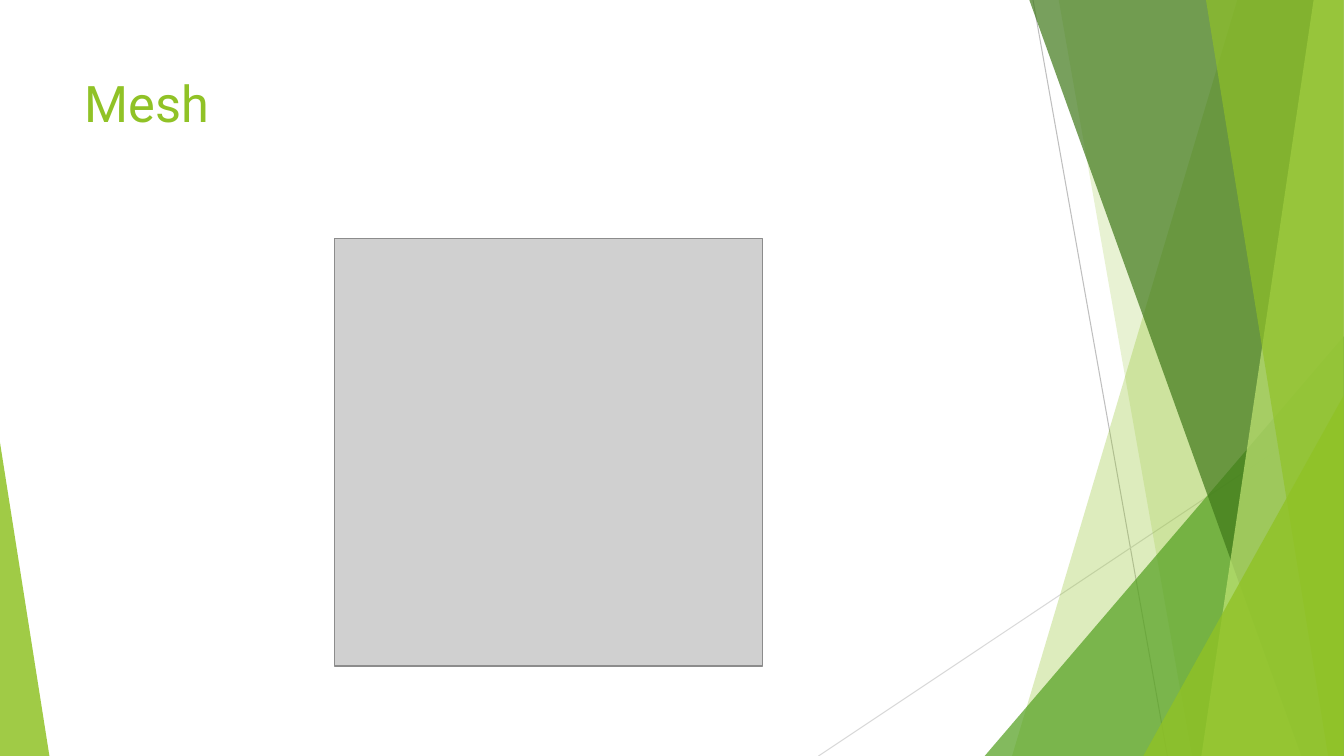
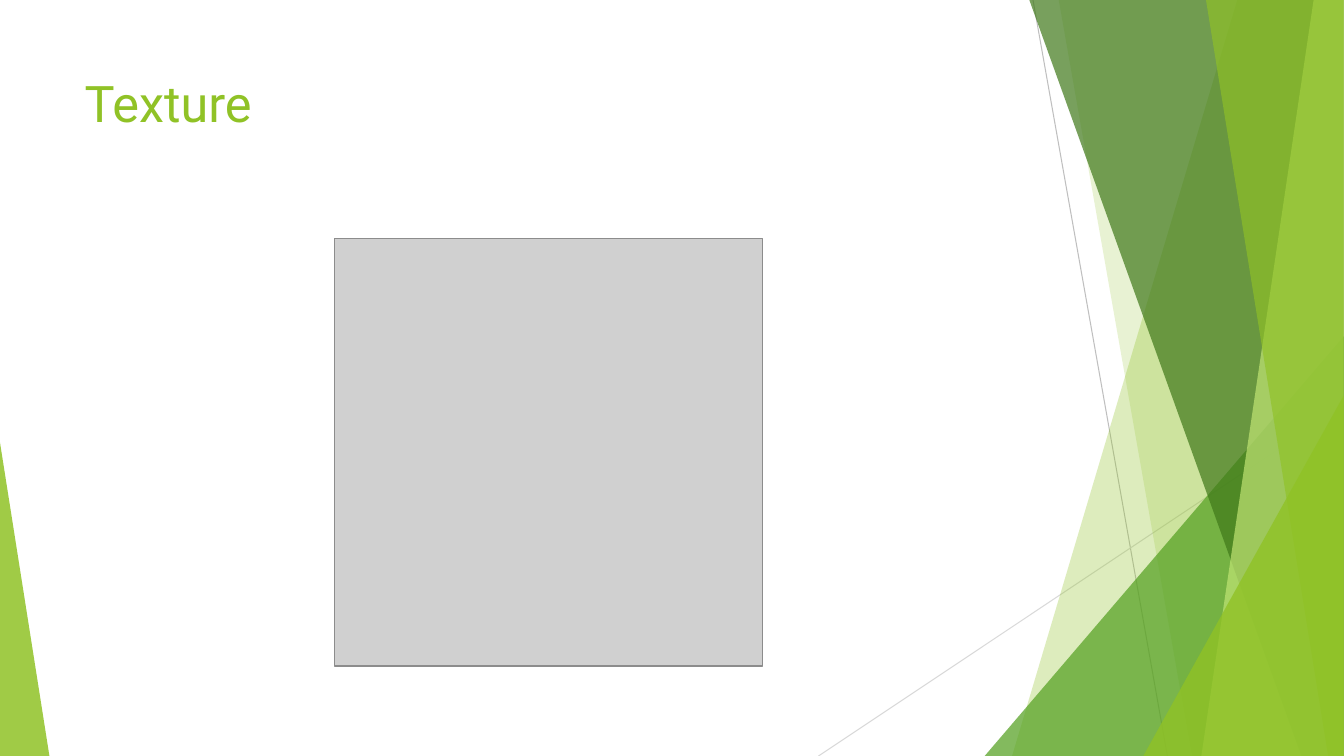
Before and after one commit to bphoul00/Blender_Labyrinth, a slide deck: slide 18 of INF5071.pptx. Drawn at 1344x756 pixels with LibreOffice and Linux fonts; fonts in the diff are those of the drawing; grey boxes stand for pictures. Boxes give left, top, right and bottom in pixels: in the first picture for what was removed or moved away, otherwise in the second. Text is boxed around its words. In the diff, an @@ line names an element or a change of style, - is before the commit and + after.

```diff
--- a/INF5071.pptx
+++ b/INF5071.pptx
@@ title at [85,86,252,123]: text changed @@
-Mesh
+Texture
```
Also in this commit, not shown: 5 other slides changed, 1 other file.
